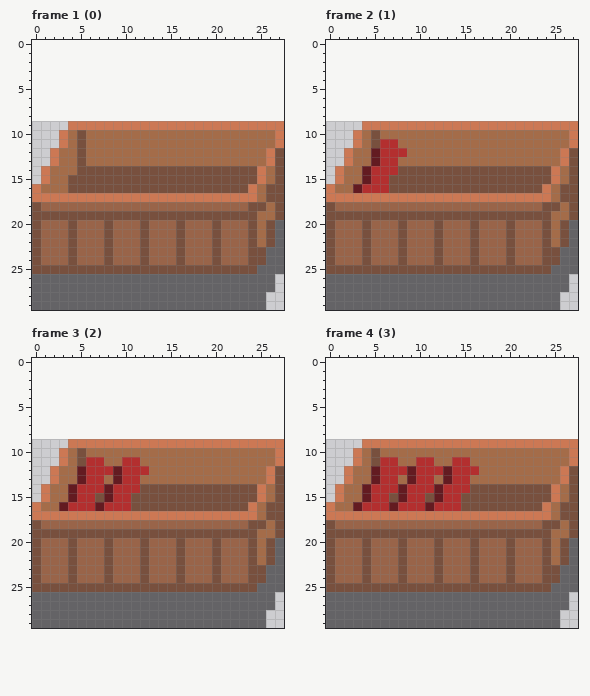
Pixel-art file, stored at res/crate_0.ase. Above is the file before it was changed.
28x21 pixels, 7 frames. Shown: frame 1 (0), frame 2 (1), frame 3 (2), frame 4 (3). The old version is drawn lined up with the new one, on the new canvas. The commit also changed other frames, which this record leaves out.
And afterwards:
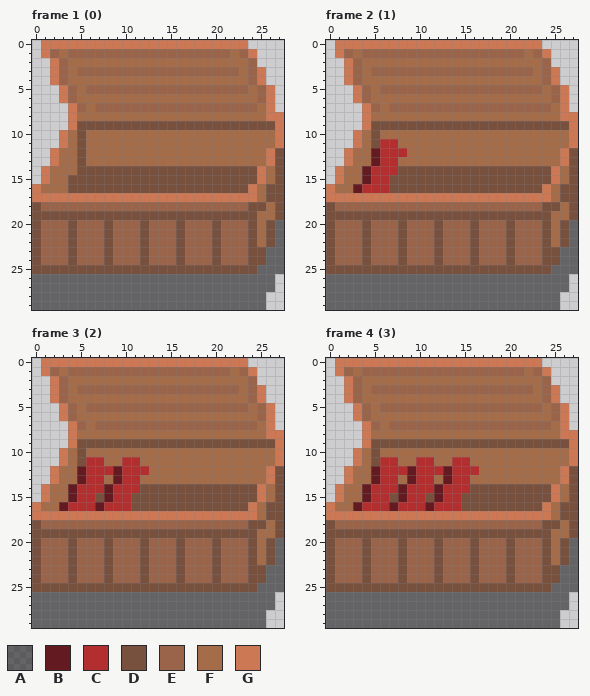
Palette (. is transparent): A #03020585  B #631b21  C #b32f2f  D #78503e  E #996449  F #a46c49  G #cc7854
The edit:
canvas 28x21 -> 28x30, the old top-left corner now at 0,9
--- frame 1 (0)
@@ x 0..27 @@
- 0 ............................
- 1 ............................
- 2 ............................
- 3 ............................
- 4 ............................
- 5 ............................
- 6 ............................
- 7 ............................
- 8 ............................
- 9 ....GGGGGGGGGGGGGGGGGGGGGGGG
+ 0 .GGGGGGGGGGGGGGGGGGGGGGG....
+ 1 .GEFEEEEEEEEEEEEEEEEEEFEG...
+ 2 ..GEFFFFFFFFFFFFFFFFFFFFE...
+ 3 ..GEFEEEEEEEEEEEEEEEEEEFEG..
+ 4 ..GEFFFFFFFFFFFFFFFFFFFFEG..
+ 5 ...GEFEEEEEEEEEEEEEEEEEEFEG.
+ 6 ...GEFFFFFFFFFFFFFFFFFFFFEG.
+ 7 ....GEFEEEEEEEEEEEEEEEEEEFG.
+ 8 ....GFFFFFFFFFFFFFFFFFFFFFGG
+ 9 ....GDDDDDDDDDDDDDDDDDDDDDDG
 10 ...GFDFFFFFFFFFFFFFFFFFFFFFG
--- frame 2 (1): the same change as frame 1 (0)
--- frame 3 (2): the same change as frame 1 (0)
--- frame 4 (3): the same change as frame 1 (0)
Pixel boxes of the changes (left, top, right, bottom) in both pictures:
changed: (41, 40, 284, 130)
changed: (335, 40, 578, 130)
changed: (41, 358, 284, 448)
changed: (335, 358, 578, 448)
